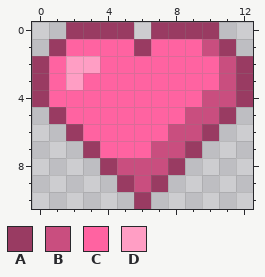
Pixel-art sprite -- heart.png. This is how it looked before the edit.
The file is 260x220 pixels, drawn in blocks of 20x20; one block is one cell here.
Palette (. is transparent): A #993b62  B #c94e7f  C #ff63a1  D #ff9ec4
Pixels before, first column x 0:
 0 ..AAAA.AAAA..
 1 .ACCCCACCCBA.
 2 ACDDCCCCCCCBA
 3 ACDCCCCCCCCBA
 4 ACCCCCCCCCBBA
 5 .ACCCCCCCBBA.
 6 ..ACCCCCBBA..
 7 ...ACCCBBA...
 8 ....ABBBA....
 9 .....ABA.....
10 ......A......
New version:
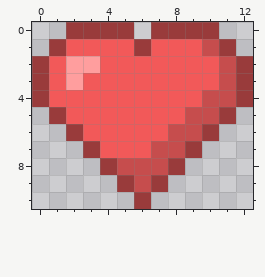
The edit:
colour A: #993b62 -> #993b3b
colour B: #c94e7f -> #c64d4d
colour C: #ff63a1 -> #f25959
colour D: #ff9ec4 -> #ff9e9e
